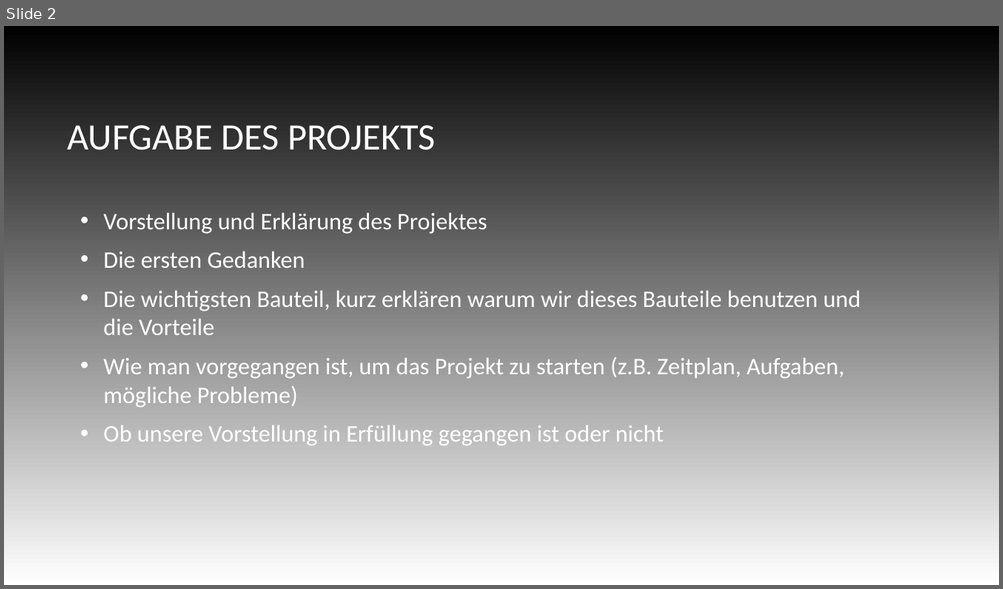
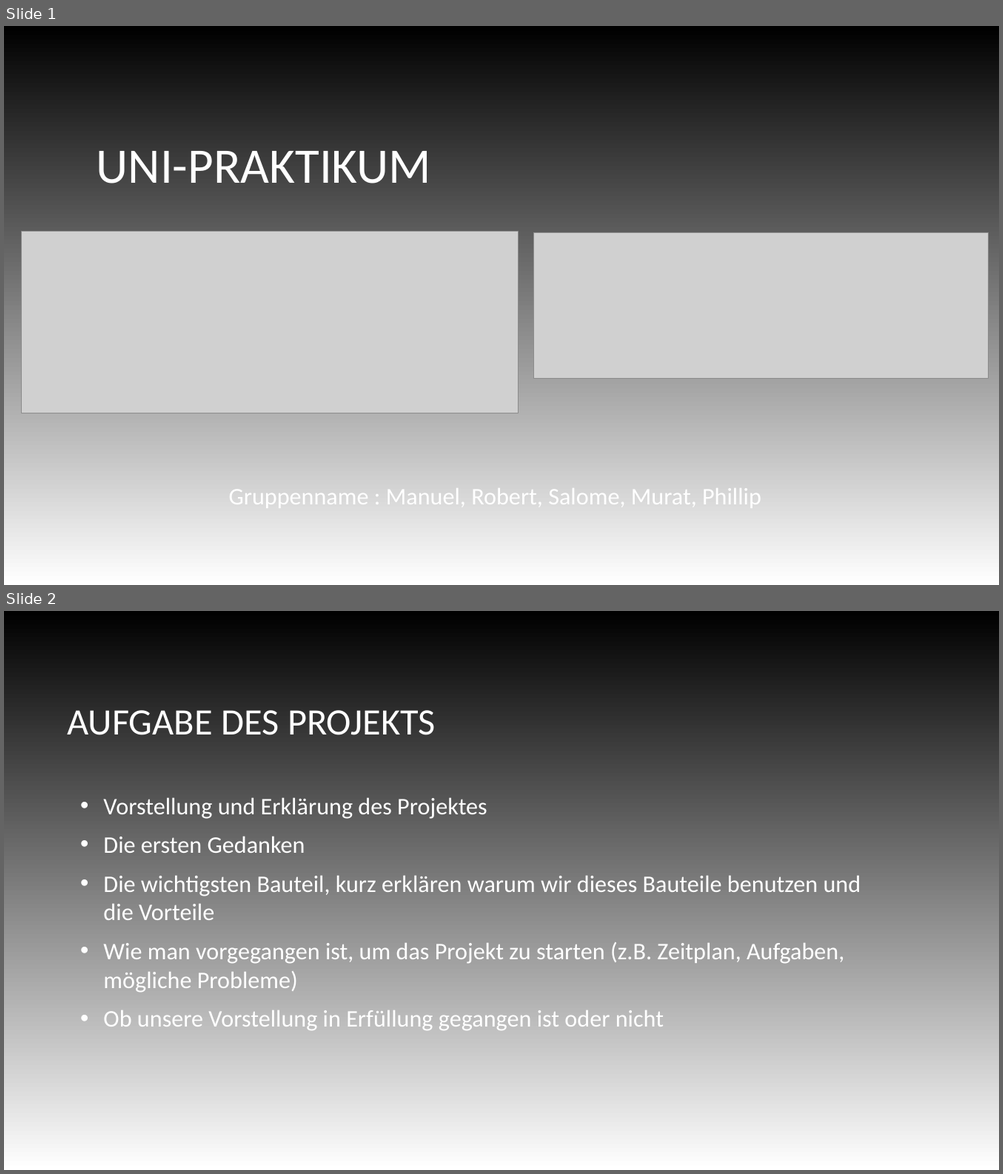
Before and after one commit to I8pieunihaspel/Uniprojekt, a slide deck: Präsentation/Uni-Projekt.odp. Shown one above the other, each under a label of ours: slide 2 before the commit, slides 1 and 2 after it. The pictures are 1003x589 and 1003x1174 pixels, drawn with LibreOffice and Linux fonts; fonts in the diff are those of the drawing; grey boxes stand for pictures; background and template pictures are left out. Boxes give left, top, right and bottom in pixels: in the first picture for what was removed or moved away, otherwise in the second. Text is boxed around its words. In the diff, an @@ line names an element or a change of style, - is before the commit and + after.

Commit message:
Bessere Version (08.10.2018)
Murat

```diff
--- a/Präsentation/Uni-Projekt.odp
+++ b/Präsentation/Uni-Projekt.odp
@@ slide 1 added at <box>4,26,999,585</box>, background picture (left out) @@
@@ title added at <box>96,151,432,184</box>, 48 pt, text #FFFFFF @@
+UNI-PRAKTIKUM
@@ picture added at <box>22,232,518,414</box> @@
@@ picture added at <box>534,233,988,379</box> @@
@@ text added at <box>229,483,761,511</box>, 23 pt, text #FFFFFF @@
+Gruppenname : Manuel, Robert, Salome, Murat, Phillip
```
Also in this commit, not shown: 3 slides changed, 1 other slide added, 5 slides removed.
